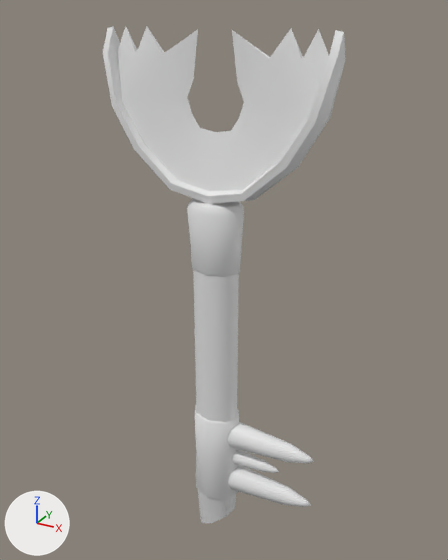
Before and after pictures for a commit that changed the FBX model Assets/Art/Models/items/keys/bone_key_full.fbx.
Camera for both pictures: a camera (50 mm lens) standing at (4.81, -8.47, 6.06) and looking at (-0.01, 0.3, 1.67). Lighting does not change. The marker at lower left points along +X, +Y and +Z. The older version comes first.

The scene before the commit, as lines of its bpy script (objects in view):
```python
me_circle_009 = bpy.data.meshes.new('Circle.009')
me_circle_009.from_pydata(...)  # 255 vertices, 264 faces; spans x -2.0..2.0, y -0.4..0.4, z -3.7..5.8
ob_lowerkey_002 = bpy.data.objects.new('lowerkey.002', me_circle_009)
ob_lowerkey_002.location = (0.0, 0.0, 0.0)
```
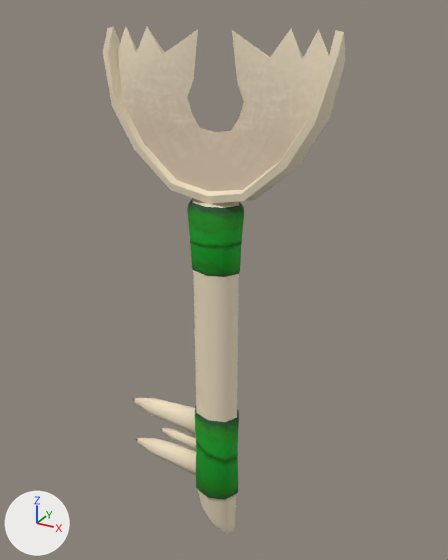
Boxes [x1, y1, x2, y2] around the edits, measured in the pictures (448 x 560 px):
'lowerkey.002', recoloured, surface changed, turned (white to beige)
    before: [103, 26, 345, 523]
    after: [103, 26, 345, 534]

The change, as a diff of the scene's bpy script:
```diff
--- a/Assets/Art/Models/items/keys/bone_key_full.fbx.py
+++ b/Assets/Art/Models/items/keys/bone_key_full.fbx.py
@@ img_bone_key_texture_png @@
+img_bone_key_texture_png = load_image('bone_key_texture.png', '../../../Textures/keys/bone_key_texture.png', 520, 780, 'sRGB')
@@ mat_bone_key @@
+mat_bone_key = principled_material('bone_key')
+mat_bone_key.texture = img_bone_key_texture_png
+mat_bone_key.roughness = 0.777
@@ me_circle_009 @@
 me_circle_009.from_pydata(...)  # 255 vertices, 264 faces; spans x -2.0..2.0, y -0.4..0.4, z -3.7..5.8
 # used by ob_lowerkey_002; location = (0.0, 0.0, 0.0)
+# me_circle_009 part 1: texture (UV) coordinates of 228 of 264 faces, centred in x -1.97..1.97, y -0.33..0.33, z -3.65..5.59, changed; they spanned u 0.02..0.97, v 0.02..0.99 and now span u 0.0..1.0, v 0.0..1.0
+me_circle_009.materials.append(mat_bone_key)  # picture img_bone_key_texture_png
@@ ob_lowerkey_002 @@
 ob_lowerkey_002.location = (0.0, 0.0, 0.0)
+ob_lowerkey_002.rotation_euler = (0.0, 0.0, -3.142)  # degrees (0, 0, -180)
```
